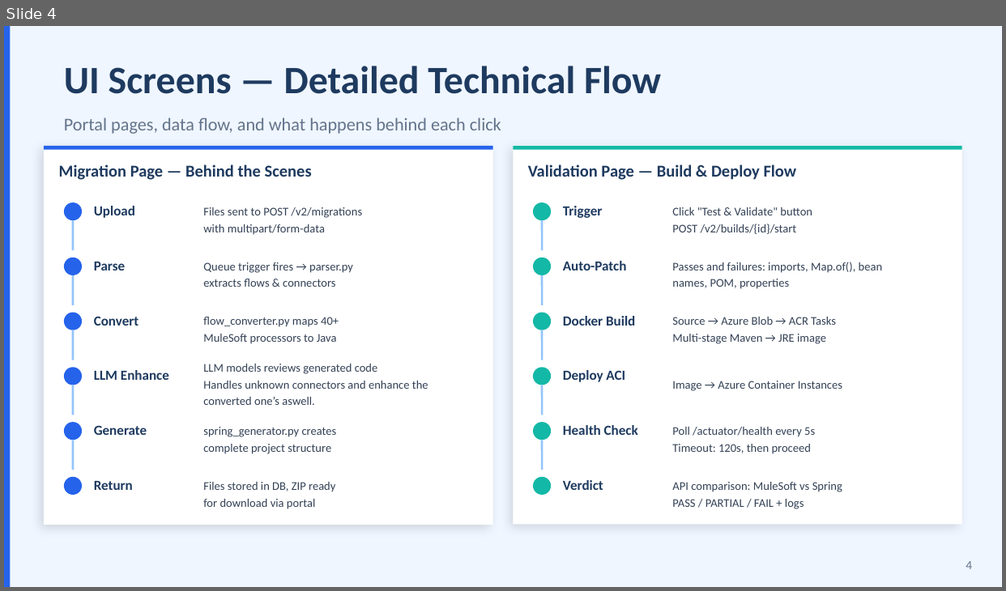
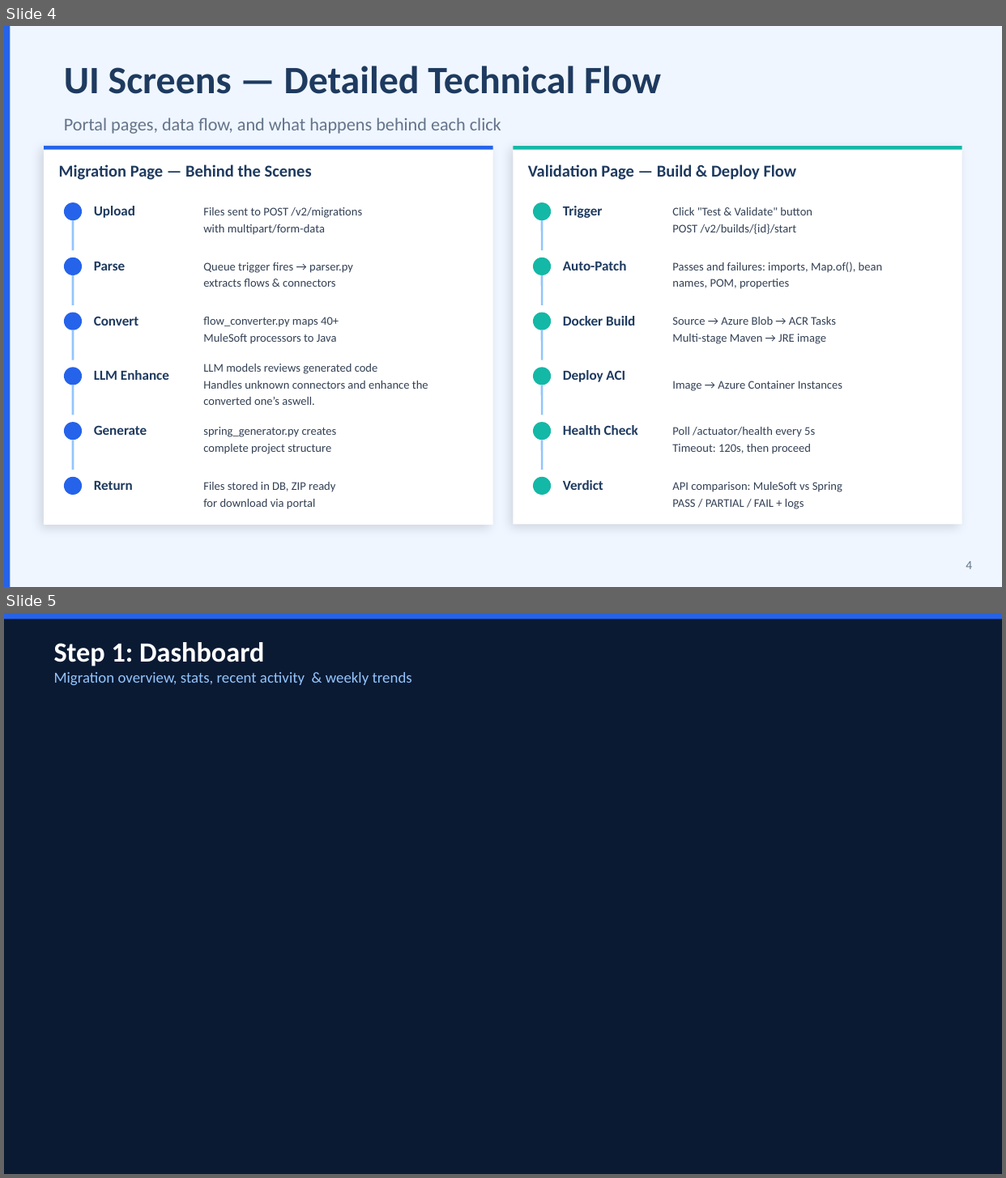
Before and after one commit to harinadh70/mule-migrator, a slide deck: MuleSoft-to-SpringBoot-Migrator-Technical-Presentation.pptx. Shown one above the other, each under a label of ours: slide 4 before the commit, slides 4 and 5 after it. The pictures are 1006x591 and 1006x1178 pixels, drawn with LibreOffice and Linux fonts; fonts in the diff are those of the drawing; grey boxes stand for pictures. Boxes give left, top, right and bottom in pixels: in the first picture for what was removed or moved away, otherwise in the second. Text is boxed around its words. In the diff, an @@ line names an element or a change of style, - is before the commit and + after.

```diff
--- a/MuleSoft-to-SpringBoot-Migrator-Technical-Presentation.pptx
+++ b/MuleSoft-to-SpringBoot-Migrator-Technical-Presentation.pptx
@@ slide 5 added at [4, 613, 1002, 1174], background #FFFFFF @@
@@ rectangle added at [4, 613, 1002, 1174], fill #0B1A33 @@
@@ rectangle added at [4, 613, 1002, 619], fill #2563EB @@
@@ text added at [54, 642, 264, 666], 20 pt, text #FFFFFF, bold @@
+Step 1: Dashboard
@@ text added at [54, 672, 412, 685], 11 pt, text #93C5FD @@
+Migration overview, stats, recent activity & weekly trends
```
Also in this commit, not shown: 8 other slides added, 9 slides removed.
